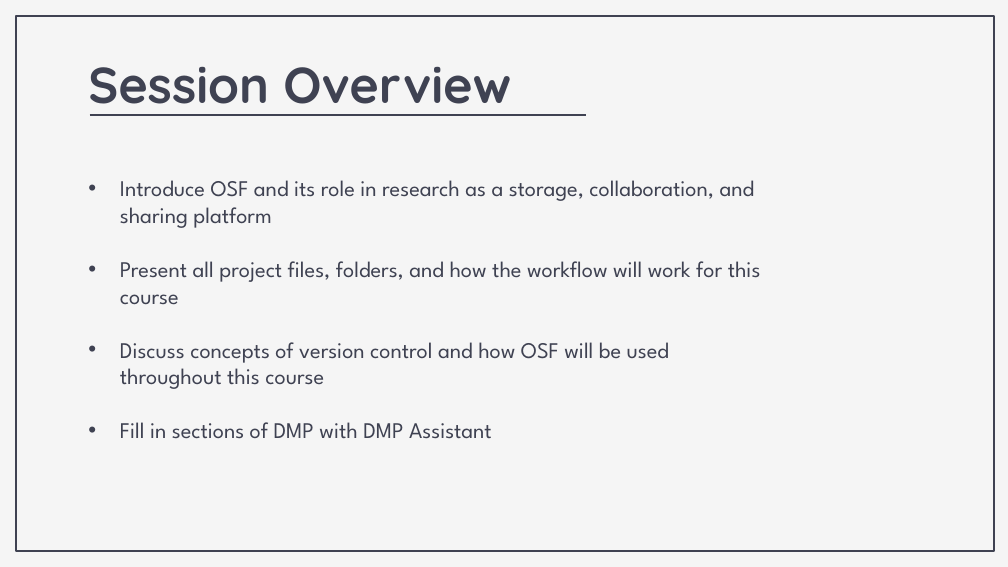
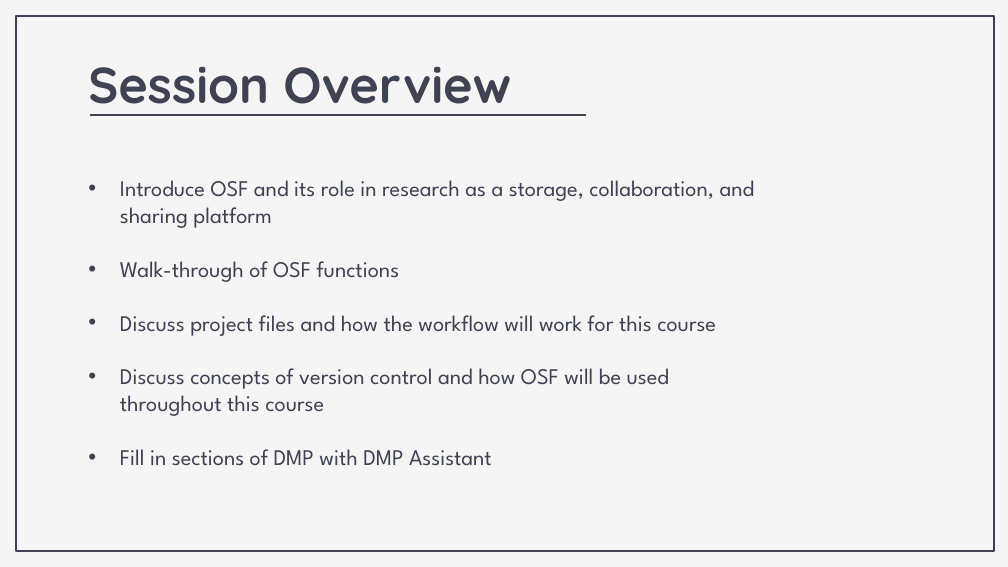
Before and after one commit to nickrochlin/rdm-jumpstart2, a slide deck: slide 2 of docs/files/Block1-3_OSF.pptx. Drawn at 1008x567 pixels with LibreOffice and Linux fonts; fonts in the diff are those of the drawing. Boxes give left, top, right and bottom in pixels: in the first picture for what was removed or moved away, otherwise in the second. Text is boxed around its words. In the diff, an @@ line names an element or a change of style, - is before the commit and + after.

```diff
--- a/docs/files/Block1-3_OSF.pptx
+++ b/docs/files/Block1-3_OSF.pptx
@@ subtitle at [120,261,716,336]: text changed @@
-• Present all project files, folders, and how the workflow will work for this course
+• Walk-through of OSF functions
+• Discuss project files and how the workflow will work for this course
```
Also in this commit, not shown: 6 other slides changed, 1 slide added, 1 slide removed, 9 other files.
